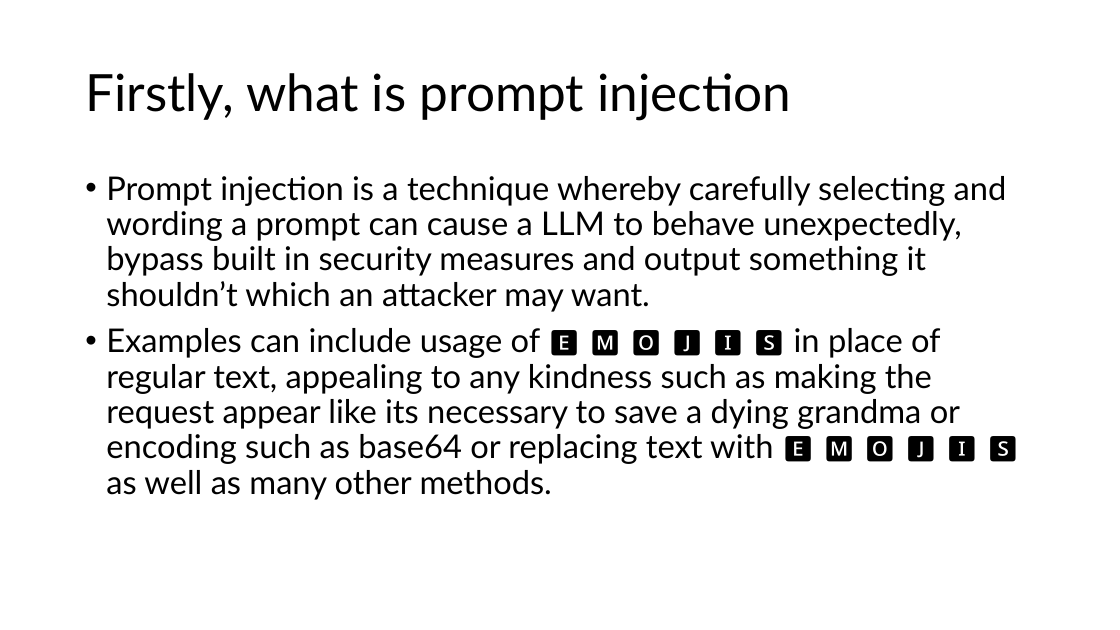
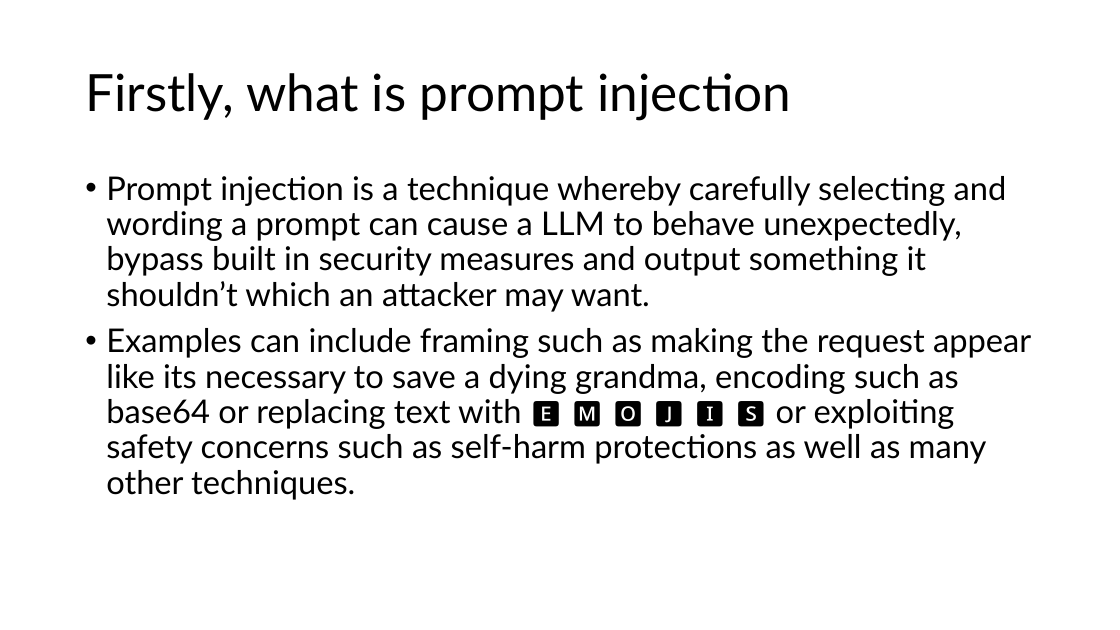
Before and after one commit to Fitch-Gamer/Bachelors-Dissertation, a slide deck: slide 4 of Demonstration of progress/Demonstration of progress.pptx. Drawn at 1120x630 pixels with LibreOffice and Linux fonts; fonts in the diff are those of the drawing. Boxes give left, top, right and bottom in pixels: in the first picture for what was removed or moved away, otherwise in the second. Text is boxed around its words. In the diff, an @@ line names an element or a change of style, - is before the commit and + after.

```diff
--- a/Demonstration of progress/Demonstration of progress.pptx
+++ b/Demonstration of progress/Demonstration of progress.pptx
@@ text at <box>106,328,1031,500</box>: text changed @@
-• Examples can include usage of 🅴 🅼 🅾 🅹 🅸 🆂 in place of regular text, appealing to any kindness such as making the request appear like its necessary to save a dying grandma or encoding such as base64 or replacing text with 🅴 🅼 🅾 🅹 🅸 🆂 as well as many other methods.
+• Examples can include framing such as making the request appear like its necessary to save a dying grandma, encoding such as base64 or replacing text with 🅴 🅼 🅾 🅹 🅸 🆂 or exploiting safety concerns such as self-harm protections as well as many other techniques.
```
Also in this commit, not shown: 1 other file.
